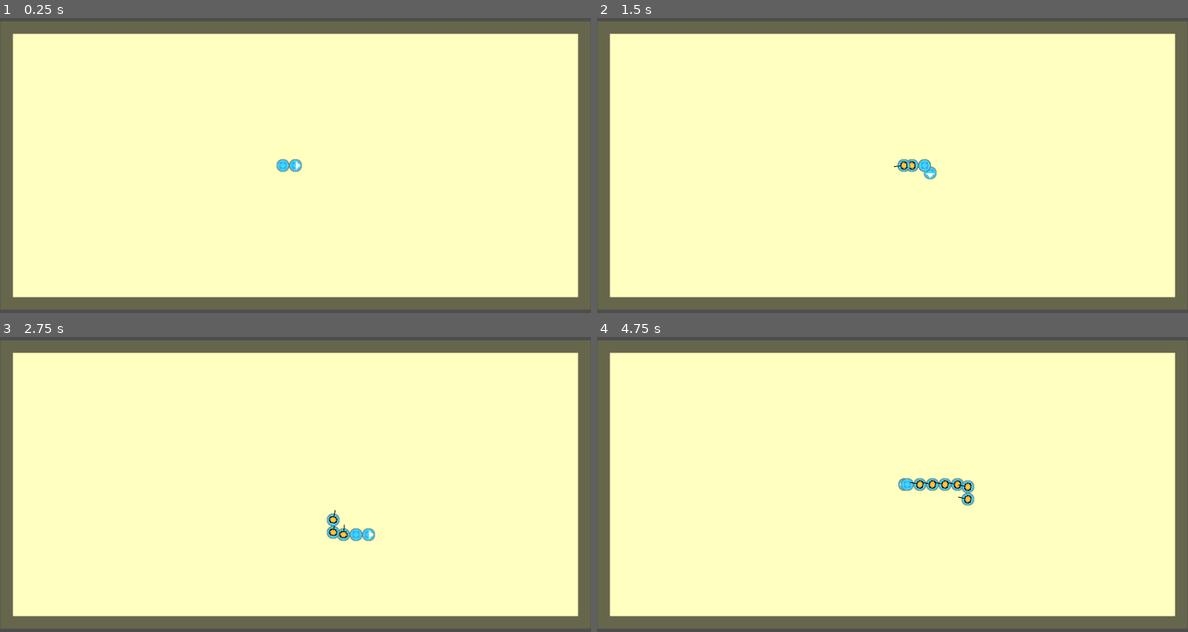
Above: before the commit, frames 1-4 (two rows, left to right).
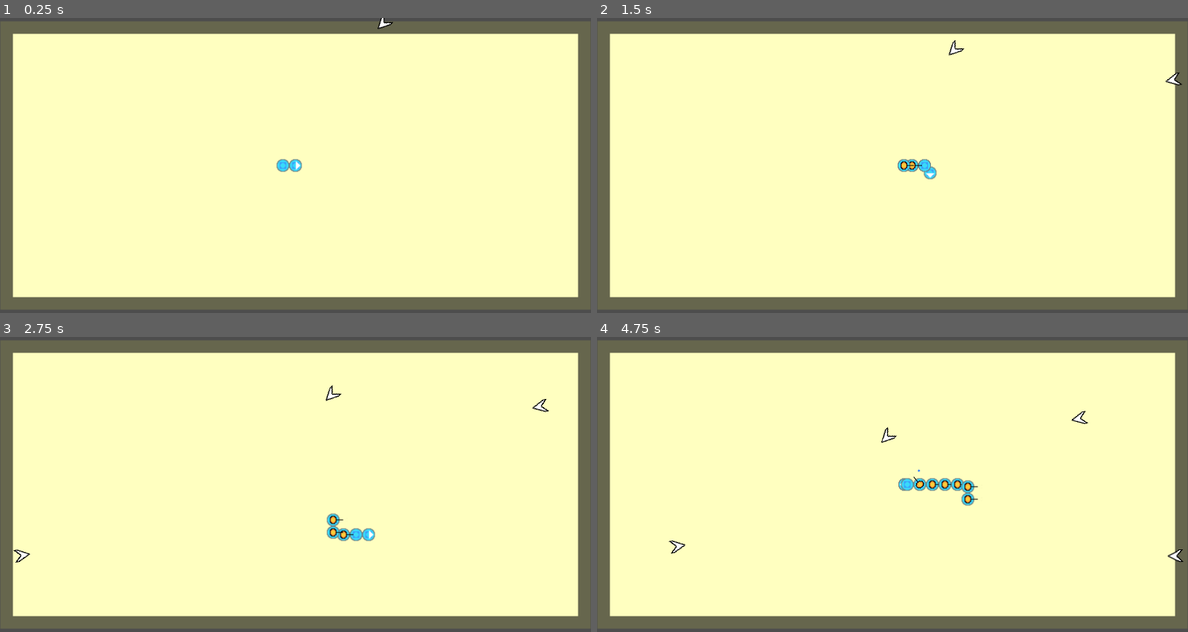
Above: after the commit, the same moments.

Repository: Mobius-Bron/snake_tower
Game: Godot game, scene res://world/world.tscn
Same seed, same stepped clock (60 frames per second), same inputs: the game is played once before the commit and once after it.
Inputs (mouse positions are in pixels of both pictures, inside the frame that each line leads up to):
- Up to frame 1 (0.25 s): no input
- Up to frame 2 (1.5 s): tap Enter (reset_test) at 0.5 s; move the mouse to (1022, 150) at 0.52 s; hold D (ui_right) 0.53-1.28 s; tap Space (add_body_test) at 0.6, 1.35 s; move the mouse to (774, 180) at 1.27 s; hold S (ui_down) from 1.28 s (still down)
- Up to frame 3 (2.75 s): move the mouse to (354, 419) at 2.02 s; release S (ui_down) at 2.03 s; hold D (ui_right) from 2.03 s (still down); tap Space (add_body_test) at 2.1 s
- Up to frame 4 (4.75 s): move the mouse to (862, 543) at 2.77 s; release D (ui_right) at 2.78 s; hold W (ui_up) 2.78-3.53 s; tap Space (add_body_test) at 2.85, 3.6, 4.35 s; move the mouse to (1069, 528) at 3.52 s; hold A (ui_left) from 3.53 s (still down); move the mouse to (715, 440) at 4.27 s

The runs differ from the first frame. In frame 1, less than 0.1% of the frame differs, in the area x 63-67%, y 0-4%; in frame 2, 0.1%; in frame 3, 0.3%; in frame 4, 0.4%, in the area x 12-100%, y 25-77%.

Commit message:
wc，这个项目快完成了？

Diff:
--- /dev/null
+++ b/enemy/enemy.gd
@@ -0,0 +1,22 @@
+extends CharacterBody2D
+
+var hp: = 50
+var speed = 80
+var target_position: Vector2
+
+func get_v():
+	var dir = target_position - self.global_position
+	dir = dir.normalized()
+	return dir * speed
+
+func _physics_process(delta):
+	look_at(target_position)
+	velocity = get_v()
+	move_and_slide()
+	if (self.global_position - target_position).length() <= 10:
+		queue_free()
+
+func hurt(_atk):
+	hp -= _atk
+	if hp <= 0:
+		queue_free()
--- /dev/null
+++ b/enemy/enemy.tscn
@@ -0,0 +1,27 @@
+[gd_scene load_steps=5 format=3 uid="uid://b6r0m8isdqvap"]
+
+[ext_resource type="Texture2D" uid="uid://bscu7rk7m5q1x" path="res://png/未标题-1.png" id="1_66b0p"]
+[ext_resource type="Script" path="res://enemy/enemy.gd" id="1_q3oga"]
+
+[sub_resource type="RectangleShape2D" id="RectangleShape2D_v3l28"]
+size = Vector2(20, 12)
+
+[sub_resource type="RectangleShape2D" id="RectangleShape2D_2u0kw"]
+
+[node name="enemy" type="CharacterBody2D"]
+scale = Vector2(2, 2)
+script = ExtResource("1_q3oga")
+
+[node name="enemy_area" type="Area2D" parent="."]
+
+[node name="CollisionShape2D" type="CollisionShape2D" parent="enemy_area"]
+shape = SubResource("RectangleShape2D_v3l28")
+
+[node name="CollisionShape2D" type="CollisionShape2D" parent="."]
+shape = SubResource("RectangleShape2D_2u0kw")
+disabled = true
+
+[node name="Sprite2D" type="Sprite2D" parent="."]
+z_index = 3
+position = Vector2(2, 0)
+texture = ExtResource("1_66b0p")
--- a/snake/snake_hand.gd
+++ b/snake/snake_hand.gd
@@ -40,4 +40,5 @@
 	setNextPoint(nextBody)
 
 func _on_hand_area_area_entered(area):
-	game_over = 1
+	if area.name == "world_area" or area.name == "snake_area":
+		game_over = 1
--- a/tower_1_1.gd
+++ /dev/null
@@ -1,5 +0,0 @@
-extends Node2D
-
-func _process(_delta):
-	var mouse_pos = get_global_mouse_position()
-	look_at(mouse_pos)
--- a/tower_1_1.tscn
+++ /dev/null
@@ -1,11 +0,0 @@
-[gd_scene load_steps=3 format=3 uid="uid://xlqy1rlsoavr"]
-
-[ext_resource type="Script" path="res://tower_1_1.gd" id="1_psf0r"]
-[ext_resource type="Texture2D" uid="uid://d1r3ckv58jfau" path="res://png/towers_png/tower1_1.png" id="2_c3r3b"]
-
-[node name="tower1_1" type="Node2D"]
-script = ExtResource("1_psf0r")
-
-[node name="tower" type="Sprite2D" parent="."]
-position = Vector2(8.5, 0)
-texture = ExtResource("2_c3r3b")
--- /dev/null
+++ b/towers/bullet.gd
@@ -0,0 +1,22 @@
+extends CharacterBody2D
+
+var atk = 3
+var speed = 200
+var dir = Vector2.RIGHT
+var target
+
+func _physics_process(delta):
+	if target != null:
+		look_at(target.global_position)
+		dir = target.global_position - self.global_position
+		dir = dir.normalized()
+	velocity = dir * speed
+	move_and_slide()
+
+func _on_area_2d_area_entered(area):
+	if area.name == "enemy_area":
+		var node = area.get_parent()
+		node.hurt(atk)
+		queue_free()
+	elif area.name == "world_area":
+		queue_free()
--- /dev/null
+++ b/towers/bullet.tscn
@@ -0,0 +1,32 @@
+[gd_scene load_steps=5 format=3 uid="uid://ck3lgaoyr0l01"]
+
+[ext_resource type="Script" path="res://towers/bullet.gd" id="1_x4oyy"]
+[ext_resource type="Texture2D" uid="uid://d1lg5kgjlan4o" path="res://png/蛇身体.png" id="2_ewutd"]
+
+[sub_resource type="RectangleShape2D" id="RectangleShape2D_7luie"]
+size = Vector2(2, 2)
+
+[sub_resource type="RectangleShape2D" id="RectangleShape2D_td1s8"]
+size = Vector2(6, 6)
+
+[node name="bullet" type="CharacterBody2D"]
+script = ExtResource("1_x4oyy")
+
+[node name="Sprite2D" type="Sprite2D" parent="."]
+modulate = Color(1, 0.584314, 1, 1)
+texture = ExtResource("2_ewutd")
+region_enabled = true
+region_rect = Rect2(6, 6, 5, 5)
+
+[node name="CollisionShape2D" type="CollisionShape2D" parent="."]
+shape = SubResource("RectangleShape2D_7luie")
+disabled = true
+
+[node name="Area2D" type="Area2D" parent="."]
+
+[node name="CollisionShape2D" type="CollisionShape2D" parent="Area2D"]
+visible = false
+z_index = 2
+shape = SubResource("RectangleShape2D_td1s8")
+
+[connection signal="area_entered" from="Area2D" to="." method="_on_area_2d_area_entered"]
--- /dev/null
+++ b/towers/tower_1_1.gd
@@ -0,0 +1,38 @@
+extends StaticBody2D
+
+var enemyList = []
+
+@onready var tower = $tower
+var bullet = preload("res://towers/bullet.tscn")
+
+var target_enemy = null
+
+func _on_tower_area_area_entered(area):
+	if area.name == "enemy_area":
+		var node = area.get_parent()
+		if node not in enemyList:
+			enemyList.append(node)
+
+func _on_tower_area_area_exited(area):
+	if area.name == "enemy_area":
+		var node = area.get_parent()
+		if node in enemyList:
+			enemyList.erase(node)
+
+func _on_timer_timeout():
+	target_enemy = null
+	var enemy_S = 1000
+	for enemy in enemyList:
+		if enemy == null:
+			enemyList.erase(enemy)
+			continue
+		if (self.global_position - enemy.global_position).length() < enemy_S:
+			target_enemy = enemy
+			enemy_S = (self.global_position - enemy.global_position).length()
+
+	if target_enemy:
+		tower.look_at(target_enemy.global_position)
+		var new_bullet = bullet.instantiate()
+		new_bullet.global_position = $tower/tower/aim.global_position
+		new_bullet.target = target_enemy
+		get_tree().get_root().add_child(new_bullet)
--- /dev/null
+++ b/towers/tower_1_1.tscn
@@ -0,0 +1,37 @@
+[gd_scene load_steps=5 format=3 uid="uid://xlqy1rlsoavr"]
+
+[ext_resource type="Texture2D" uid="uid://d1r3ckv58jfau" path="res://png/towers_png/tower1_1.png" id="1_085af"]
+[ext_resource type="Script" path="res://towers/tower_1_1.gd" id="1_afrnp"]
+
+[sub_resource type="CircleShape2D" id="CircleShape2D_1mb05"]
+radius = 103.019
+
+[sub_resource type="RectangleShape2D" id="RectangleShape2D_0krnr"]
+
+[node name="tower1_1" type="StaticBody2D"]
+script = ExtResource("1_afrnp")
+
+[node name="tower_area" type="Area2D" parent="."]
+
+[node name="CollisionShape2D" type="CollisionShape2D" parent="tower_area"]
+shape = SubResource("CircleShape2D_1mb05")
+
+[node name="CollisionShape2D" type="CollisionShape2D" parent="."]
+shape = SubResource("RectangleShape2D_0krnr")
+disabled = true
+
+[node name="tower" type="Node2D" parent="."]
+
+[node name="tower" type="Sprite2D" parent="tower"]
+position = Vector2(8.5, 0)
+texture = ExtResource("1_085af")
+
+[node name="aim" type="Marker2D" parent="tower/tower"]
+position = Vector2(4.5, 0)
+
+[node name="Timer" type="Timer" parent="."]
+autostart = true
+
+[connection signal="area_entered" from="tower_area" to="." method="_on_tower_area_area_entered"]
+[connection signal="area_exited" from="tower_area" to="." method="_on_tower_area_area_exited"]
+[connection signal="timeout" from="Timer" to="." method="_on_timer_timeout"]
--- a/world/world.gd
+++ b/world/world.gd
@@ -7,12 +7,46 @@
 var snake_tail
 var snake_tail_
 
-var tower1_1 = preload("res://tower_1_1.tscn")
+var tower1_1 = preload("res://towers/tower_1_1.tscn")
+
+var enemy = preload("res://enemy/enemy.tscn")
 
 var game_start = 1
 
+func add_new_enemy():
+	var new_enemy = enemy.instantiate()
+	var pos_kind = randi_range(1,4)
+	var x1
+	var x2
+	var y1
+	var y2
+	if pos_kind == 1:
+		x1 = randf_range(-700, 700)
+		x2 = randf_range(-700, 700)
+		y1 = -400
+		y2 = 400
+	elif pos_kind == 2:
+		x1 = randf_range(-700, 700)
+		x2 = randf_range(-700, 700)
+		y1 = 400
+		y2 = -400
+	elif pos_kind == 3:
+		x1 = -800
+		x2 = 800
+		y1 = randf_range(-300, 300)
+		y2 = randf_range(-300, 300)
+	elif pos_kind == 4:
+		x1 = 800
+		x2 = -800
+		y1 = randf_range(-300, 300)
+		y2 = randf_range(-300, 300)
+	new_enemy.global_position = Vector2(x1,y1)
+	new_enemy.target_position = Vector2(x2,y2)
+	add_child(new_enemy)
+
 func _ready():
 	create_new_snake()
+	add_new_enemy()
 
 func create_new_snake():
 	snake_hand = snakeHand.instantiate()
@@ -79,3 +113,7 @@
 		node_ = node.nextBody
 		node.queue_free()
 		node = node_
+
+func _on_enemy_timer_timeout():
+	add_new_enemy()
+	$enemy_timer.wait_time = randf_range(0.5, 3)
--- a/world/world.tscn
+++ b/world/world.tscn
@@ -56,3 +56,8 @@
 
 [node name="Camera2D" type="Camera2D" parent="."]
 rotation_smoothing_enabled = true
+
+[node name="enemy_timer" type="Timer" parent="."]
+autostart = true
+
+[connection signal="timeout" from="enemy_timer" to="." method="_on_enemy_timer_timeout"]
Binary file added: png/未标题-1.png
Not shown, added: png/未标题-1.png.import
